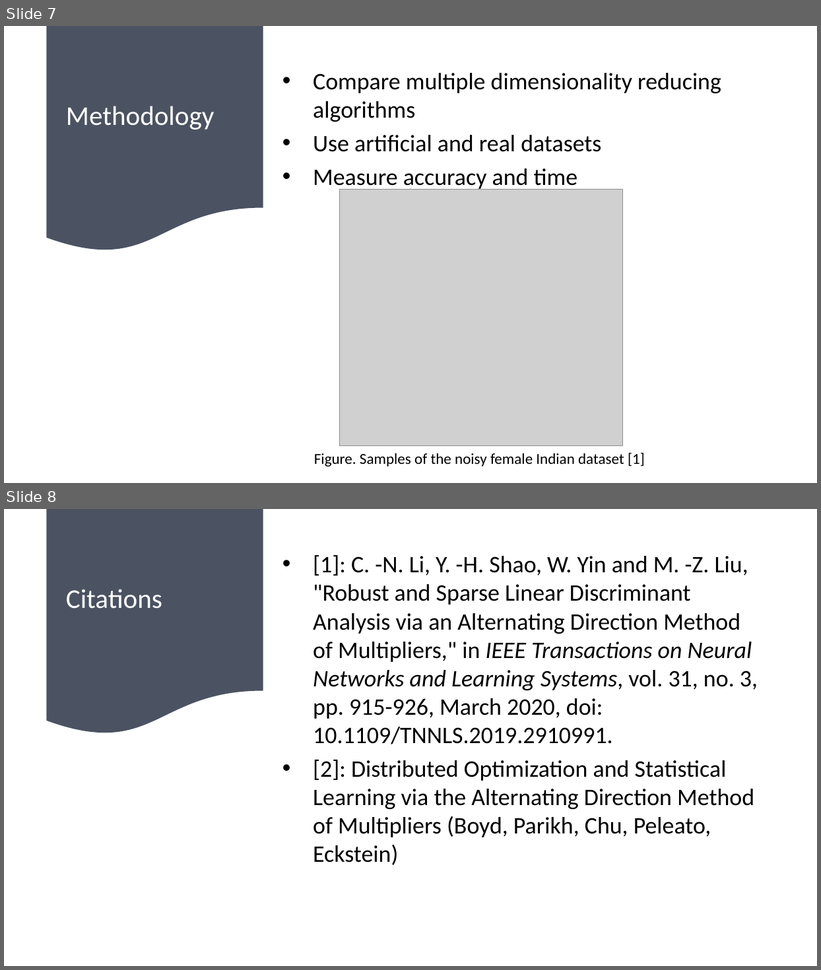
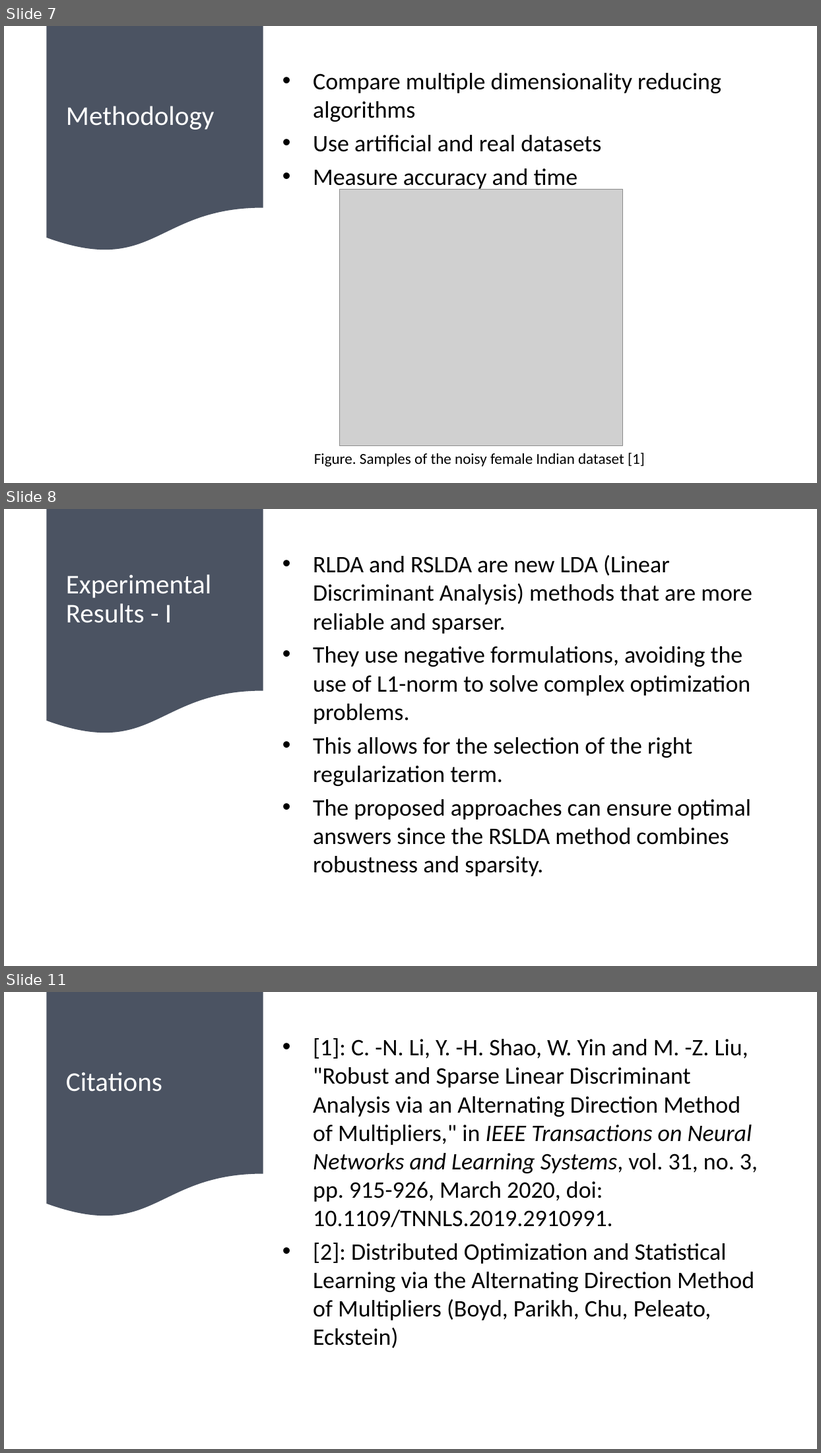
Before and after one commit to satyam04sharma/CECS-550---Survey-Paper, a slide deck: LDA Presentation CECS 550.pptx. Shown one above the other, each under a label of ours: slides 7 and 8 before the commit, slides 7, 8 and 11 after it; the slides between them are not shown. The pictures are 821x970 and 821x1453 pixels, drawn with LibreOffice and Linux fonts; fonts in the diff are those of the drawing; grey boxes stand for pictures. Boxes give left, top, right and bottom in pixels: in the first picture for what was removed or moved away, otherwise in the second. Text is boxed around its words. In the diff, an @@ line names an element or a change of style, - is before the commit and + after.

```diff
--- a/LDA Presentation CECS 550.pptx
+++ b/LDA Presentation CECS 550.pptx
@@ slide 8 added at [4, 509, 817, 966], background #FFFFFF @@
@@ flow chart document added at [47, 509, 263, 736], fill #4B5362 @@
@@ text added at [313, 555, 752, 877], 28 pt, text #000000 @@
+• RLDA and RSLDA are new LDA (Linear Discriminant Analysis) methods that are more reliable and sparser.
+• They use negative formulations, avoiding the use of L1-norm to solve complex optimization problems.
+• This allows for the selection of the right regularization term.
+• The proposed approaches can ensure optimal answers since the RSLDA method combines robustness and sparsity.
@@ title added at [66, 574, 211, 623], 32 pt, text #FFFFFF @@
+Experimental Results - I
@@ what was slide 8 is now slide 11 @@
```
Also in this commit, not shown: 2 slides changed, 2 other slides added, 7 slides removed.
